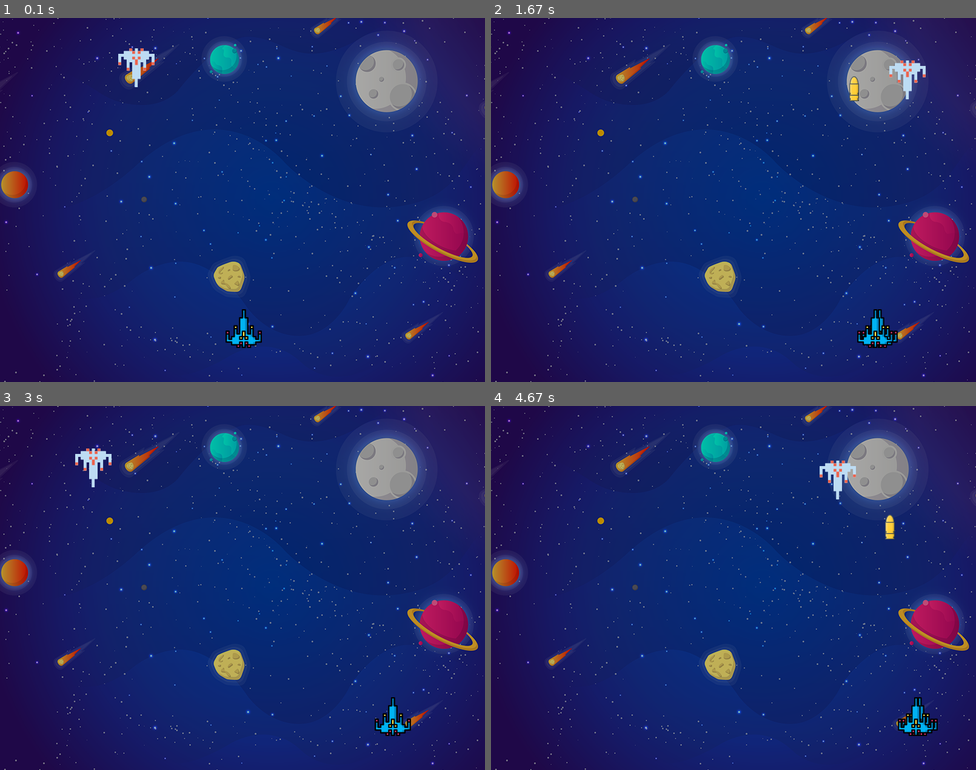
Above: before the commit, frames 1-4 (two rows, left to right).
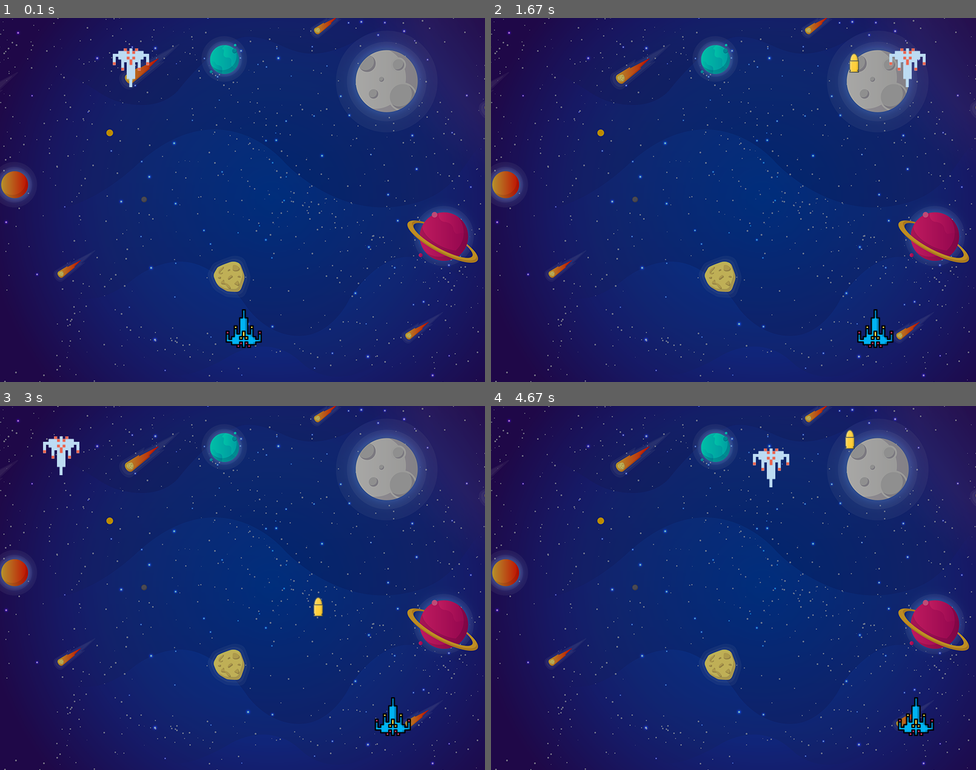
Above: after the commit, the same moments.

Repository: skyfast/pygame
Game: pygame game, started from main.py
Same seed, same stepped clock (60 frames per second), same inputs: the game is played once before the commit and once after it.
Inputs:
- Up to frame 1 (0.1 s): no input
- Up to frame 2 (1.67 s): hold Right 0.33-0.8 s; hold Right 0.83-1.3 s; tap Space at 0.9, 1.2, 1.4 s; hold Left from 1.33 s (still down)
- Up to frame 3 (3 s): tap Space at 1.7, 1.97, 2.27, 2.4, 2.7 s; release Left at 1.87 s; hold Left 1.9-2.3 s; hold Right 2.33-2.97 s
- Up to frame 4 (4.67 s): hold Left 3-3.47 s; tap Space at 3.07, 3.37, 3.57, 3.87, 4.07, 4.37, 4.57 s; hold Right 3.5-3.97 s; hold Right 4-4.47 s; hold Left from 4.5 s (still down)

The runs differ from the first frame. In frame 1, 0.4% of the frame differs, in the area x 23-54%, y 8-91%; in frame 2, 0.9%; in frame 3, 0.8%; in frame 4, 1.1%, in the area x 54-93%, y 6-91%.

Commit message:
changed speeds of enemy and bullet as well as adjusted hit box.

Diff:
--- a/bullet.py
+++ b/bullet.py
@@ -5,7 +5,7 @@
 class Bullet:
     bullet_img = pygame.image.load('bullet.png')
     base_y = 480
-    bullet_change = 500
+    bullet_change = 550
 
     def __init__(self):
         self.x_cord = 0
@@ -26,7 +26,7 @@
 
     def check_hit(self, x, y):
         distance = math.sqrt(math.pow(x - self.x_cord, 2) + math.pow(y - self.y_cord, 2))
-        if distance < 27:
+        if distance < 30:
             self.is_ready = True
             self.y_cord = self.base_y
             return True
--- a/enemy.py
+++ b/enemy.py
@@ -7,7 +7,7 @@
     EnemyImg = pygame.image.load('trash.png')
     # control how fast the enemy will move, same for all
     enemy_y_change = 20
-    enemy_x_change = 400
+    enemy_x_change = 300
 
     def __init__(self, x, y):
         self.x_cord = x
--- a/main.py
+++ b/main.py
@@ -31,13 +31,6 @@
 
 e = enemy.Enemy(random.randint(0, 735), 50)
 p = player.Player()
-
-def is_collision(enemyX, enemyY, bulletX, bulletY):
-    distance = math.sqrt(math.pow(enemyX - bulletX, 2) + math.pow(enemyY - bulletY, 2))
-    if distance < 27:
-        return True
-    else:
-        return False
 
 
 dt = 0
@@ -73,14 +66,13 @@
     screen.fill((0, 0, 0))
     # Background
     screen.blit(background, (0, 0))
-    p.draw(screen)
+    p.move(dt)
+    e.move(dt)
     if p.check_hit(e.x_cord, e.y_cord):
         e.x_cord = random.randint(0, 735)
         e.y_cord = 50
 
-    p.move(dt)
     p.draw(screen)
-    e.move(dt)
     e.draw(screen)
 
     pygame.display.update()
